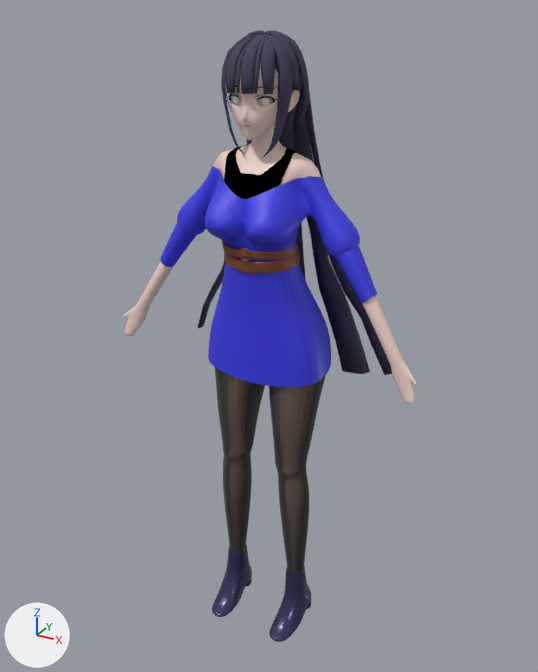
One commit to the Blender file Models/Character/New Character/yayi.blend: the scene before it, then after it.
Before and after are seen from a 50 mm camera at (7.18, -12.9, 13.04) aimed at (-0.18, 0.48, 6.35). Every picture has the same lights, and +X, +Y and +Z are marked at lower left.

In view in the first picture: 'belt', 'body', 'bra', 'dress', 'eyeball', 'eyebows', 'eyelas', 'hair.curve.001', 'hair.curve.002', 'hair.curve.003', 'hair.curve.004', 'hair.curve.005', 'hair.curve.006', 'hair.curve.007', 'hair.curve.008', 'hair.curve.009', 'hair.curve.010', 'hair.curve.011', 'hair.curve.012', 'hair.curve.013', 'shoes', 'stocking'.
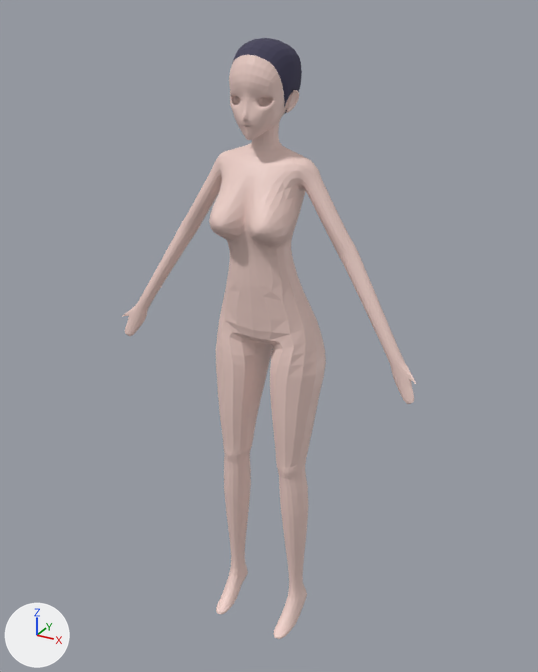
What the commit changed:
me_圓形_002 is used by ob_body; location (0.0, -0.68, 11.06); rotation (1.571, 0.0, 0.0), in degrees (90, 0, 0); scale (0.103, 0.0125, 0.103).
me_圓形_002 had 611 vertices, 574 faces and spanned x 0.0..35.0, y -949.0..123.0, z -16.0..4.0.
me_圓形_002 now has 1152 vertices, 1148 faces and spans x -35.0..35.0, y -949.0..123.0, z -16.0..4.0.
me_圓形_002 part 1: 541 vertices added at x -35.0..0.0, y -949.0..116.0, z -16.0..4.0.
Object 'body' (ob_body) loses its MIRROR modifier named '鏡像'.
Object 'body' (ob_body) has a SUBSURF modifier named '細分'.
Modifier setting removed (it was levels = 2).
Object 'eyelas' (ob_eyelas) is now hidden.
Object 'eyeball' (ob_eyeball) is now hidden.
Object 'hair.curve.001' (ob_hair_curve_001) is now hidden.
Object 'hair.curve.002' (ob_hair_curve_002) is now hidden.
Object 'hair.curve.003' (ob_hair_curve_003) is now hidden.
Object 'hair.curve.004' (ob_hair_curve_004) is now hidden.
Object 'hair.curve.005' (ob_hair_curve_005) is now hidden.
Object 'hair.curve.006' (ob_hair_curve_006) is now hidden.
Object 'hair.curve.007' (ob_hair_curve_007) is now hidden.
Object 'hair.curve.008' (ob_hair_curve_008) is now hidden.
Object 'hair.curve.012' (ob_hair_curve_012) is now hidden.
Object 'hair.curve.011' (ob_hair_curve_011) is now hidden.
Object 'hair.curve.009' (ob_hair_curve_009) is now hidden.
Object 'hair.curve.010' (ob_hair_curve_010) is now hidden.
Object 'hair.curve.013' (ob_hair_curve_013) is now hidden.
Object 'bra' (ob_bra) is now hidden.
Object 'dress' (ob_dress) is now hidden.
Object 'stocking' (ob_stocking) is now hidden.
Object 'shoes' (ob_shoes) is now hidden.
Object 'belt' (ob_belt) is now hidden.

Changed parts and their boxes [x1, y1, x2, y2] in the pictures (538 x 672 px):
'dress', hidden (blue)
    before: [160, 166, 377, 387]
'stocking', hidden
    before: [215, 367, 326, 573]
'hair.curve.013', hidden (blue)
    before: [293, 84, 392, 375]
'shoes', hidden (blue)
    before: [212, 545, 311, 642]
'bra', hidden (black)
    before: [224, 145, 297, 199]
'hair.curve.008', hidden (blue)
    before: [221, 34, 292, 156]
'belt', hidden (brown)
    before: [222, 241, 300, 274]
'hair.curve.012', hidden
    before: [198, 34, 323, 328]
'hair.curve.001', hidden (blue)
    before: [241, 34, 263, 94]
'hair.curve.007', hidden (blue)
    before: [260, 34, 276, 95]
'hair.curve.011', hidden (blue)
    before: [240, 30, 302, 132]
'hair.curve.010', hidden
    before: [279, 111, 306, 280]
'hair.curve.009', hidden (blue)
    before: [229, 30, 309, 122]
'hair.curve.002', hidden (blue)
    before: [227, 34, 261, 93]
'hair.curve.006', hidden
    before: [254, 35, 265, 94]
'hair.curve.003', hidden
    before: [236, 38, 255, 93]
'eyeball', hidden
    before: [232, 96, 269, 107]
'hair.curve.005', hidden
    before: [223, 45, 237, 115]
'hair.curve.004', hidden
    before: [225, 46, 237, 93]
'eyelas', hidden
    before: [228, 94, 276, 103]
'eyebows', no longer drawn
    before: [235, 85, 278, 88]
part 1 of me_圓形_002, added
    after: [122, 38, 273, 614]
